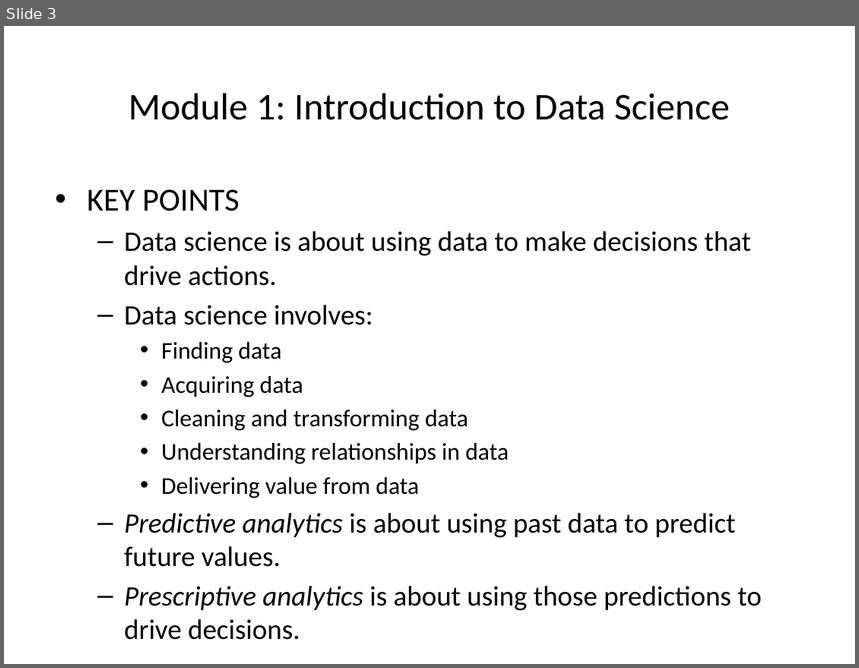
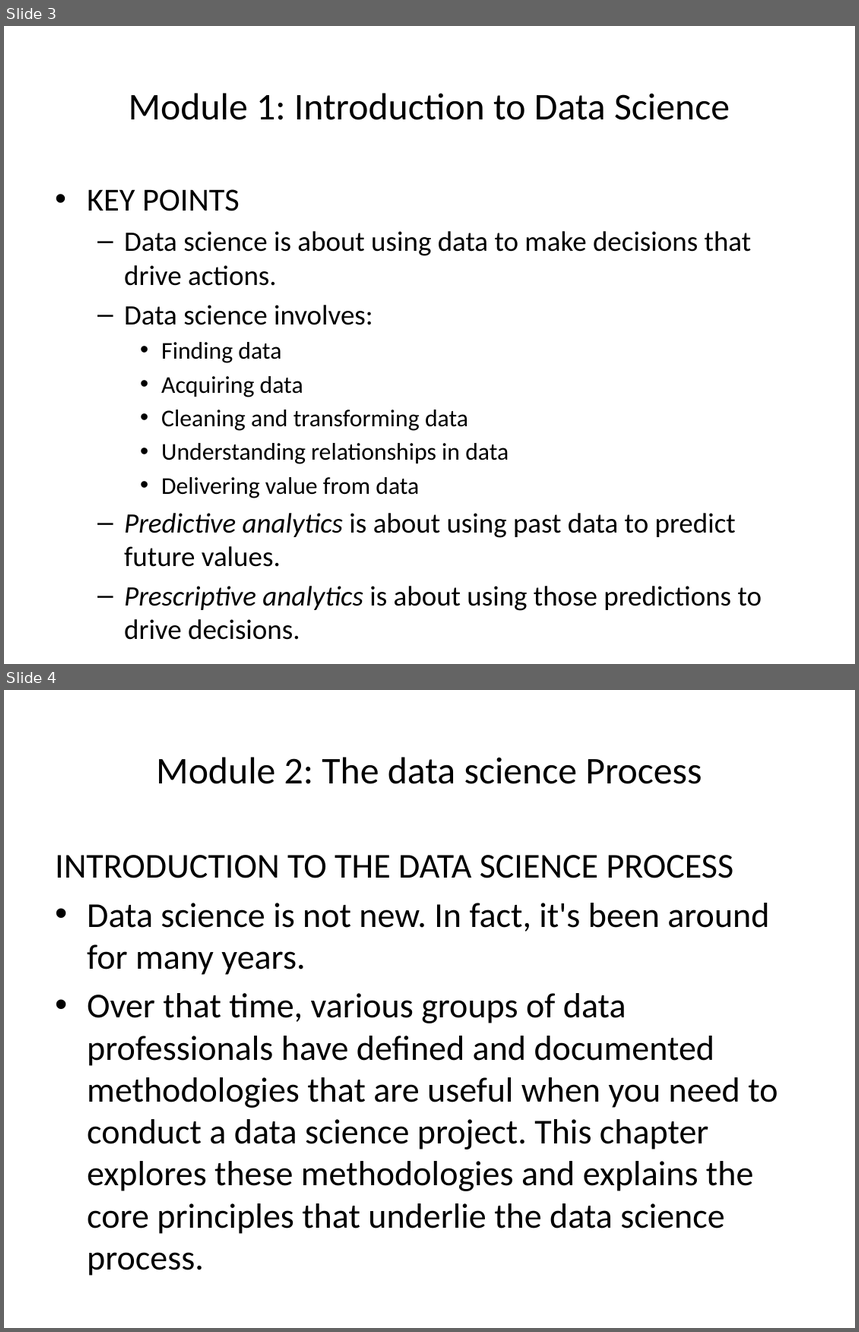
Before and after one commit to mmasloub/Microsoft--DAT203x-Data-Science-and-Machine-Learning-Essentials, a slide deck: Module 1.pptx. Shown one above the other, each under a label of ours: slide 3 before the commit, slides 3 and 4 after it. The pictures are 859x668 and 859x1332 pixels, drawn with LibreOffice and Linux fonts; fonts in the diff are those of the drawing. Boxes give left, top, right and bottom in pixels: in the first picture for what was removed or moved away, otherwise in the second. Text is boxed around its words. In the diff, an @@ line names an element or a change of style, - is before the commit and + after.

Commit message:
Module 1 - Chapter 2

```diff
--- a/Module 1.pptx
+++ b/Module 1.pptx
@@ slide 4 added at <box>4,690,855,1328</box>, background #FFFFFF @@
@@ title added at <box>156,757,702,784</box>, 32 pt, text #000000 @@
+Module 2: The data science Process
@@ text added at <box>55,855,778,1276</box>, 29.6 pt, text #000000 @@
+INTRODUCTION TO THE DATA SCIENCE PROCESS
+• Data science is not new. In fact, it's been around for many years.
+• Over that time, various groups of data professionals have defined and documented methodologies that are useful when you need to conduct a data science project. This chapter explores these methodologies and explains the core principles that underlie the data science process.
```
Also in this commit, not shown: 4 other slides added.
